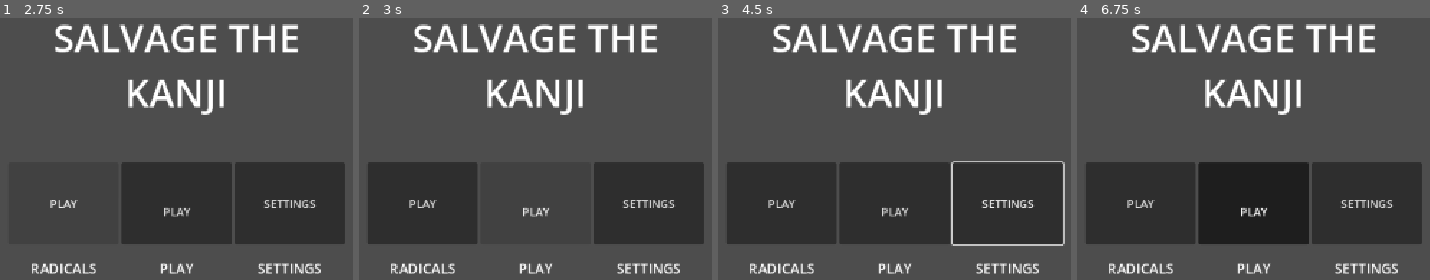
Above: before the commit, frames 1-4 (left to right).
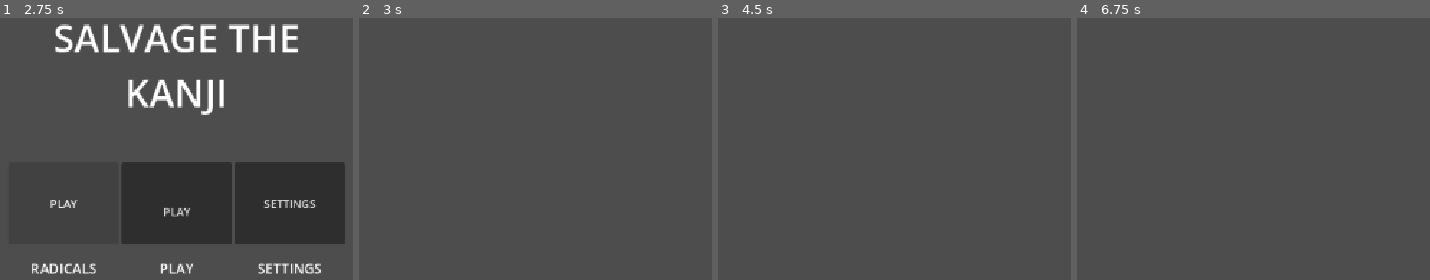
Above: after the commit, the same moments.

Repository: LeYohan-rgb/salvage_the_kanji
Game: Godot game, scene res://Scenes/initial_screen.tscn
The game is run twice, just before and just after one commit, with the same random seed, the same clock (stepped at 60 frames per second) and the same inputs.
Inputs (mouse positions are in pixels of both pictures, inside the frame that each line leads up to):
- Up to frame 1 (2.75 s): click "SETTINGS" at 0.5 s; click "PLAY" at 1.25 s; click "PLAY" at 2 s
- Up to frame 2 (3 s): click "PLAY" at 2.75 s
- Up to frame 3 (4.5 s): click (894, 204) at 3.5 s, where only the run before the commit has a clickable "PLAY"; tap Enter at 4.25 s; move the mouse to (1070, 107) at 4.27 s; hold Right from 4.28 s (still down); tap Alt at 4.35 s; click (1070, 107) at 4.42 s
- Up to frame 4 (6.75 s): move the mouse to (1094, 151) at 5.02 s; release Right at 5.03 s; hold Down 5.03-5.78 s; tap Shift at 5.1, 6.6 s; move the mouse to (1334, 31) at 5.77 s; hold Right 5.78-6.53 s; tap Alt at 5.85 s; move the mouse to (1214, 219) at 6.52 s; hold Up from 6.53 s (still down); click (1214, 219) at 6.67 s

Frame 1 is identical in both runs. In frame 2, 26% of the frame differs, in the area x 2-98%, y 2-98%; in frame 3, 36%, in the area x 2-99%, y 2-98%; in frame 4, 35%.

Commit message:
Starting creating a kanji dictionary

Diff:
--- a/Scenes/initial_screen.tscn
+++ b/Scenes/initial_screen.tscn
@@ -1,4 +1,6 @@
 [gd_scene format=3 uid="uid://dvxtql3oq2gor"]
+
+[ext_resource type="Script" uid="uid://djnfuddcewp3o" path="res://Scripts/initial_screen.gd" id="1_dy12b"]
 
 [node name="initial_screen" type="Control" unique_id=983055809]
 layout_mode = 3
@@ -7,6 +9,7 @@
 anchor_bottom = 1.0
 grow_horizontal = 2
 grow_vertical = 2
+script = ExtResource("1_dy12b")
 
 [node name="VBoxContainer" type="VBoxContainer" parent="." unique_id=291452976]
 layout_mode = 0
@@ -72,13 +75,13 @@
 size_flags_vertical = 3
 size_flags_stretch_ratio = 2.0
 
-[node name="Button" type="Button" parent="main_container/VBoxContainer/button_container/VBoxContainer/btn_container" unique_id=1157069691]
+[node name="radical_btn" type="Button" parent="main_container/VBoxContainer/button_container/VBoxContainer/btn_container" unique_id=1157069691]
 layout_mode = 2
 size_flags_horizontal = 3
 size_flags_vertical = 3
 text = "PLAY"
 
-[node name="Button2" type="Button" parent="main_container/VBoxContainer/button_container/VBoxContainer/btn_container" unique_id=392010555]
+[node name="play_btn" type="Button" parent="main_container/VBoxContainer/button_container/VBoxContainer/btn_container" unique_id=392010555]
 layout_mode = 2
 size_flags_horizontal = 3
 size_flags_vertical = 3
@@ -89,7 +92,7 @@
 
 PLAY"
 
-[node name="Button3" type="Button" parent="main_container/VBoxContainer/button_container/VBoxContainer/btn_container" unique_id=1769569020]
+[node name="settings_btn" type="Button" parent="main_container/VBoxContainer/button_container/VBoxContainer/btn_container" unique_id=1769569020]
 layout_mode = 2
 size_flags_horizontal = 3
 size_flags_vertical = 3
@@ -134,3 +137,5 @@
 [node name="Control3" type="Control" parent="main_container" unique_id=919584066]
 layout_mode = 2
 size_flags_horizontal = 3
+
+[connection signal="pressed" from="main_container/VBoxContainer/button_container/VBoxContainer/btn_container/play_btn" to="." method="_on_play_btn_pressed"]
--- /dev/null
+++ b/Scenes/playing_arena.tscn
@@ -0,0 +1,18 @@
+[gd_scene format=3 uid="uid://diitw4yw1ls3i"]
+
+[ext_resource type="Script" uid="uid://d25x0lbfplo8i" path="res://Scripts/playing_arena.gd" id="1_kvfbl"]
+
+[node name="playing_arena" type="Control" unique_id=1805332936]
+layout_mode = 3
+anchors_preset = 15
+anchor_right = 1.0
+anchor_bottom = 1.0
+grow_horizontal = 2
+grow_vertical = 2
+script = ExtResource("1_kvfbl")
+
+[node name="timers" type="Node2D" parent="." unique_id=311871870]
+
+[node name="begin_game_timer" type="Timer" parent="timers" unique_id=2279761]
+
+[connection signal="timeout" from="timers/begin_game_timer" to="." method="_on_begin_game_timer_timeout"]
--- /dev/null
+++ b/Scripts/global.gd
@@ -0,0 +1,123 @@
+extends Node
+
+
+var kanji : Dictionary = {
+	1: {
+		"name": "one",
+		"structure": 12,
+		1: "one",
+		"grade": 1
+	},
+	2: {
+		"name": "right (direction)",
+		"structure": 4.1,
+		1: "slash",
+		2: "one",
+		3: "mouth",
+		"grade": 0
+	},
+	3: {
+		"name": "rain",
+		"structure": 12,
+		1: "rain",
+		"grade": 1
+
+	},
+	4: {
+		"name": "round, yen",
+		"structure": 7,
+		1: "wide",
+		2: "lid",
+		"grade": 1
+	},
+	5: {
+		"name": "king",
+		"structure": 12,
+		1: "king",
+		"grade": 1
+	},
+	6: {
+		"name": "sound",
+		"structure": 12,
+		1: "sound",
+		"grade": 1
+	},
+	7: {
+		"name": "below",
+		"structure": 2,
+		1: "one",
+		2: "divination",
+		"grade": 1
+	},
+	8: {
+		"name": "fire",
+		"structure": 12,
+		1: "fire",
+		"grade": 1
+	},
+	9: {
+		"name": "flower",
+		"structure": 2.1,
+		1: "grass",
+		2: "man",
+		3: "spoon",
+		"grade": 1
+	},
+	10: {
+		"name": "shellfish",
+		"structure": 12,
+		1: "shellfish",
+		"grade": 1
+	},
+	11: {
+		"name": "study",
+		"structure": 3,
+		1: "small",
+		2: "cover",
+		3: "kid",
+		"grade": 1
+	},
+	12: {
+		"name": "round, yen",
+		"structure": 10,
+		1: "wide",
+		2: "lid",
+		"grade": 1
+	},
+	13: {
+		"name": "round, yen",
+		"structure": 10,
+		1: "wide",
+		2: "lid",
+		"grade": 1
+	},
+	14: {
+		"name": "round, yen",
+		"structure": 10,
+		1: "wide",
+		2: "lid",
+		"grade": 1
+	},
+	15: {
+		"name": "round, yen",
+		"structure": 10,
+		1: "wide",
+		2: "lid",
+		"grade": 1
+	},
+	16: {
+		"name": "round, yen",
+		"structure": 10,
+		1: "wide",
+		2: "lid",
+		"grade": 1
+	},
+	17: {
+		"name": "round, yen",
+		"structure": 10,
+		1: "wide",
+		2: "lid",
+		"grade": 1
+	},
+
+}
--- /dev/null
+++ b/Scripts/initial_screen.gd
@@ -0,0 +1,15 @@
+extends Control
+
+
+# Called when the node enters the scene tree for the first time.
+func _ready() -> void:
+	pass # Replace with function body.
+
+
+# Called every frame. 'delta' is the elapsed time since the previous frame.
+func _process(delta: float) -> void:
+	pass
+
+
+func _on_play_btn_pressed() -> void:
+	get_tree().change_scene_to_file("res://Scenes/playing_arena.tscn")
--- /dev/null
+++ b/Scripts/playing_arena.gd
@@ -0,0 +1,17 @@
+extends Control
+
+@onready var begin_game_timer = $timers/begin_game_timer
+# Called when the node enters the scene tree for the first time.
+func _ready() -> void:
+	start_game_counter()
+
+
+# Called every frame. 'delta' is the elapsed time since the previous frame.
+func _process(delta: float) -> void:
+	pass
+
+func start_game_counter():
+	begin_game_timer.start()
+
+func _on_begin_game_timer_timeout() -> void:
+	pass
--- a/project.godot
+++ b/project.godot
@@ -14,6 +14,10 @@
 run/main_scene="uid://dvxtql3oq2gor"
 config/features=PackedStringArray("4.7", "Forward Plus")
 config/icon="res://icon.svg"
+
+[autoload]
+
+Global="*uid://bbjbhswjnbfon"
 
 [display]
 
Not shown, added: Scripts/global.gd.uid
Not shown, added: Scripts/initial_screen.gd.uid
Not shown, added: Scripts/playing_arena.gd.uid
